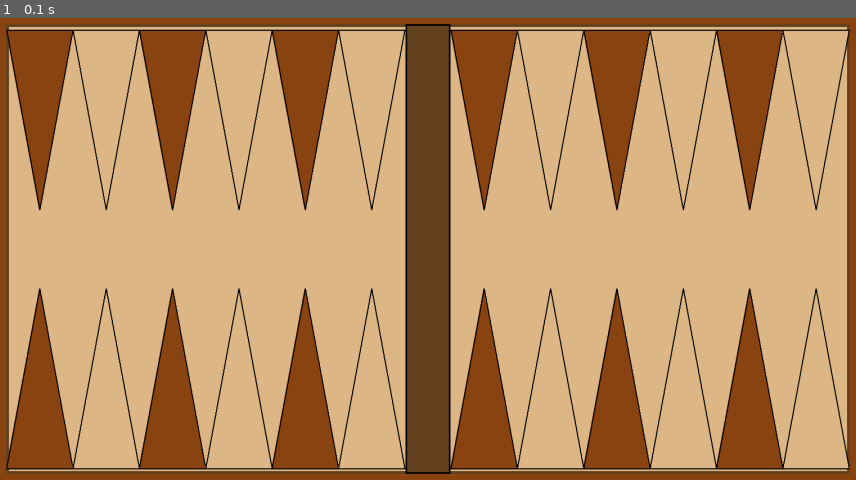
Above: before the commit, frame 1.
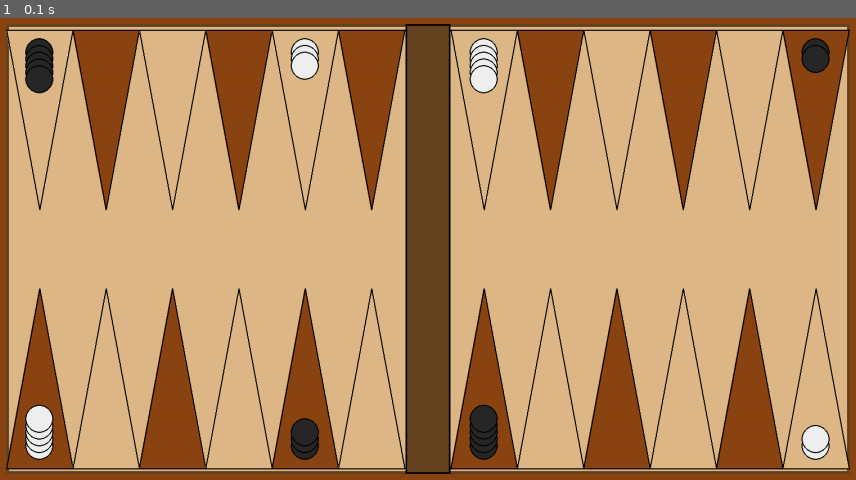
Above: after the commit, the same moment.

Repository: um-computacion/computacion-2025-backgammon-Francomaldonado1
Game: pygame game, started from Backgammon/Interfaces/PygameUI.py
Same seed, same stepped clock (60 frames per second), same inputs: the game is played once before the commit and once after it.
Inputs:
- Up to frame 1 (0.1 s): no input

The runs differ from the first frame. In frame 1, 19% of the frame differs, in the area x 0-100%, y 2-96%.

Commit message:
Agregando las fichas al tablero de Backgammon en Pygame

Diff:
--- a/Backgammon/Interfaces/PygameUI.py
+++ b/Backgammon/Interfaces/PygameUI.py
@@ -1,15 +1,23 @@
 import pygame
 import sys
 from typing import Tuple, Optional
+import os
+import sys
+sys.path.append(os.path.join(os.path.dirname(__file__), '..', 'Core'))
+from Backgammon.Core.Board import Board
 
 class PygameUI:
     def __init__(self, board_width: int = 1600, board_height: int = 900):
         """Interfaz gráfica para el juego de Backgammon usando pygame."""
         pygame.init()
         self.__screen__ = pygame.display.set_mode((board_width, board_height))
-        pygame.display.set_caption("Backgammon - Tablero Perfecto")
+        pygame.display.set_caption("Backgammon - Numeración Correcta")
         self.__clock__ = pygame.time.Clock()
         self.__running__ = True
+
+        # Instancia del tablero de juego
+        self.__board__ = Board()
+        self.__board__.inicializar_posiciones_estandar()
 
         # Colores para el tablero de Backgammon
         self.__white__ = (255, 255, 255)
@@ -18,6 +26,17 @@
         self.__brown_dark__ = (139, 69, 19)     # Marrón para puntos oscuros
         self.__board_border__ = (101, 67, 33)   # Borde del tablero
         self.__bar_color__ = (101, 67, 33)      # Color de la barra central
+
+        # Colores para las fichas
+        self.__checker_white__ = (240, 240, 240)  # Fichas blancas
+        self.__checker_black__ = (40, 40, 40)     # Fichas negras
+        self.__checker_border__ = (0, 0, 0)       # Borde de las fichas
+
+        # Dimensiones del tablero
+        self.__board_margin__ = 50
+        self.__board_width__ = 1500
+        self.__board_height__ = 800
+        self.__bar_width__ = 80
 
     def run(self) -> None:
         """Loop principal del juego."""
@@ -51,89 +70,83 @@
         # Dibujar tablero de Backgammon
         self.__draw_backgammon_board()
 
+        # Dibujar las fichas del juego
+        self.__draw_checkers()
+
         # Actualizar pantalla
         pygame.display.flip()
 
     def __draw_backgammon_board(self) -> None:
-        """Dibuja el tablero completo de Backgammon con dimensiones perfectas."""
-
-        # Dimensiones calculadas para ocupar toda la pantalla
-        board_margin = 50
-        board_width = 1500   # Ocupa casi toda la pantalla
-        board_height = 800   # Ocupa casi toda la altura
-        board_rect = pygame.Rect(board_margin, board_margin, board_width, board_height)
+        """Dibuja el tablero completo de Backgammon."""
+
+        board_rect = pygame.Rect(self.__board_margin__, self.__board_margin__,
+                                self.__board_width__, self.__board_height__)
 
         # Dibujar fondo del tablero
         pygame.draw.rect(self.__screen__, self.__brown_light__, board_rect)
         pygame.draw.rect(self.__screen__, self.__board_border__, board_rect, 5)
 
-        # Dibujar barra central perfectamente centrada
-        bar_width = 80
-        bar_x = board_margin + (board_width // 2) - (bar_width // 2)
-        bar_rect = pygame.Rect(bar_x, board_margin, bar_width, board_height)
+        # Dibujar barra central
+        bar_x = self.__board_margin__ + (self.__board_width__ // 2) - (self.__bar_width__ // 2)
+        bar_rect = pygame.Rect(bar_x, self.__board_margin__, self.__bar_width__, self.__board_height__)
         pygame.draw.rect(self.__screen__, self.__bar_color__, bar_rect)
         pygame.draw.rect(self.__screen__, self.__black__, bar_rect, 3)
 
-        # Dibujar los 24 puntos perfectamente alineados
+        # Dibujar los 24 puntos
         self.__draw_points()
 
     def __draw_points(self) -> None:
-        """Dibuja los 24 puntos perfectamente alineados y ocupando todo el espacio."""
-
-        # Cálculos precisos para ocupar todo el espacio disponible
-        board_margin = 50
-        board_width = 1500
-        board_height = 800  # Definir board_height aquí también
-        bar_width = 80
-
-        # Espacio disponible para cada lado (sin contar la barra)
-        side_width = (board_width - bar_width) // 2  # 710 píxeles por lado
+        """Dibuja los 24 puntos con numeración correcta de Backgammon."""
+
+        side_width = (self.__board_width__ - self.__bar_width__) // 2  # 710 píxeles por lado
         point_width = side_width // 6  # 118 píxeles por triángulo
-        point_height = 320  # Altura grande para los triángulos
-
-        # LADO DERECHO - Cuadrante superior derecho (puntos 1-6)
-        start_x_right = board_margin + side_width + bar_width
-        for i in range(6):
-            x = start_x_right + (i * point_width)
-            y = board_margin + 10
+        point_height = 320
+
+        # PUNTOS 1-6: Arriba derecha (1 más a la derecha, 6 más a la izquierda)
+        start_x_top_right = self.__board_margin__ + side_width + self.__bar_width__
+        for i in range(6):
+            point_num = i + 1  # Puntos 1, 2, 3, 4, 5, 6
+            x = start_x_top_right + ((5-i) * point_width)  # 1 está más a la derecha
+            y = self.__board_margin__ + 10
             color = self.__brown_dark__ if i % 2 == 0 else self.__brown_light__
             self.__draw_triangle_point(x, y, point_width, point_height, color, pointing_down=True)
 
-        # LADO IZQUIERDO - Cuadrante superior izquierdo (puntos 7-12)
-        start_x_left = board_margin
-        for i in range(6):
-            x = start_x_left + ((5-i) * point_width)  # Orden inverso
-            y = board_margin + 10
+        # PUNTOS 7-12: Arriba izquierda (7 más a la izquierda, 12 más a la derecha)
+        start_x_top_left = self.__board_margin__
+        for i in range(6):
+            point_num = i + 7  # Puntos 7, 8, 9, 10, 11, 12
+            x = start_x_top_left + (i * point_width)  # 7 está más a la izquierda
+            y = self.__board_margin__ + 10
             color = self.__brown_light__ if i % 2 == 0 else self.__brown_dark__
             self.__draw_triangle_point(x, y, point_width, point_height, color, pointing_down=True)
 
-        # LADO IZQUIERDO - Cuadrante inferior izquierdo (puntos 13-18)
-        for i in range(6):
-            x = start_x_left + (i * point_width)
-            y = board_margin + board_height - point_height - 10
+        # PUNTOS 13-18: Abajo izquierda (13 más a la izquierda, 18 más a la derecha)
+        for i in range(6):
+            point_num = i + 13  # Puntos 13, 14, 15, 16, 17, 18
+            x = start_x_top_left + (i * point_width)  # 13 está más a la izquierda
+            y = self.__board_margin__ + self.__board_height__ - point_height - 10
             color = self.__brown_dark__ if i % 2 == 0 else self.__brown_light__
             self.__draw_triangle_point(x, y, point_width, point_height, color, pointing_down=False)
 
-        # LADO DERECHO - Cuadrante inferior derecho (puntos 19-24)
-        for i in range(6):
-            x = start_x_right + ((5-i) * point_width)  # Orden inverso
-            y = board_margin + board_height - point_height - 10
+        # PUNTOS 19-24: Abajo derecha (19 más a la izquierda, 24 más a la derecha)
+        for i in range(6):
+            point_num = i + 19  # Puntos 19, 20, 21, 22, 23, 24
+            x = start_x_top_right + ((5-i) * point_width)  # 24 está más a la derecha
+            y = self.__board_margin__ + self.__board_height__ - point_height - 10
             color = self.__brown_light__ if i % 2 == 0 else self.__brown_dark__
             self.__draw_triangle_point(x, y, point_width, point_height, color, pointing_down=False)
 
     def __draw_triangle_point(self, x: int, y: int, width: int, height: int,
                              color: Tuple[int, int, int], pointing_down: bool = True) -> None:
-        """Dibuja un punto triangular del tablero perfectamente."""
+        """Dibuja un punto triangular del tablero."""
 
         if pointing_down:
-            # Triángulo apuntando hacia abajo
             points = [
                 (x + width // 2, y + height),  # Punto inferior (punta)
                 (x, y),                        # Esquina superior izquierda
                 (x + width, y)                 # Esquina superior derecha
             ]
         else:
-            # Triángulo apuntando hacia arriba
             points = [
                 (x + width // 2, y),          # Punto superior (punta)
                 (x, y + height),              # Esquina inferior izquierda
@@ -143,6 +156,84 @@
         pygame.draw.polygon(self.__screen__, color, points)
         pygame.draw.polygon(self.__screen__, self.__black__, points, 2)
 
+    def __draw_checkers(self) -> None:
+        """Dibuja todas las fichas en sus posiciones correctas."""
+
+        checker_radius = 25
+
+        for point_num in range(1, 25):  # Puntos 1-24
+            try:
+                point_data = self.__board__.obtener_estado_punto(point_num)
+
+                if point_data is not None:
+                    color = point_data[0]      # color: "negro" o "blanco"
+                    cantidad = point_data[1]   # cantidad de fichas
+
+                    if cantidad > 0:
+                        # Obtener posición del punto
+                        point_x, point_y = self.__get_point_screen_position(point_num)
+
+                        # Dibujar fichas apiladas
+                        self.__draw_checker_stack(point_x, point_y, color, cantidad,
+                                                point_num, checker_radius)
+
+            except Exception as e:
+                print(f"Error en punto {point_num}: {e}")
+                continue
+
+    def __get_point_screen_position(self, point_num: int) -> Tuple[int, int]:
+        """Calcula la posición exacta en pantalla de cada punto según numeración Backgammon."""
+
+        side_width = (self.__board_width__ - self.__bar_width__) // 2  # 710 píxeles por lado
+        point_width = side_width // 6  # 118 píxeles por triángulo
+
+        if 1 <= point_num <= 6:  # PUNTOS 1-6: Arriba derecha
+            start_x = self.__board_margin__ + side_width + self.__bar_width__
+            # Punto 1 es el más a la derecha (posición 5), punto 6 el más a la izquierda (posición 0)
+            x = start_x + ((6 - point_num) * point_width) + (point_width // 2)
+            y = self.__board_margin__ + 50
+
+        elif 7 <= point_num <= 12:  # PUNTOS 7-12: Arriba izquierda
+            start_x = self.__board_margin__
+            # Punto 7 es el más cerca de la barra (posición 5), punto 12 el más a la izquierda (posición 0)
+            x = start_x + ((12 - point_num) * point_width) + (point_width // 2)
+            y = self.__board_margin__ + 50
+
+        elif 13 <= point_num <= 18:  # PUNTOS 13-18: Abajo izquierda
+            start_x = self.__board_margin__
+            # Punto 13 es el más a la izquierda (posición 0), punto 18 el más cerca de la barra (posición 5)
+            x = start_x + ((point_num - 13) * point_width) + (point_width // 2)
+            y = self.__board_margin__ + self.__board_height__ - 50
+
+        else:  # PUNTOS 19-24: Abajo derecha
+            start_x = self.__board_margin__ + side_width + self.__bar_width__
+            # Punto 19 es el más cerca de la barra (posición 0), punto 24 el más a la derecha (posición 5)
+            x = start_x + ((point_num - 19) * point_width) + (point_width // 2)
+            y = self.__board_margin__ + self.__board_height__ - 50
+
+        return (x, y)
+
+    def __draw_checker_stack(self, x: int, y: int, color: str, cantidad: int,
+                           point_num: int, radius: int) -> None:
+        """Dibuja una pila de fichas."""
+
+        # Color de la ficha
+        checker_color = self.__checker_white__ if color == "blanco" else self.__checker_black__
+
+        # Dirección del apilamiento
+        going_up = point_num >= 13  # Puntos 13-24 van hacia arriba
+
+        # Dibujar cada ficha
+        for i in range(min(cantidad, 10)):  # Máximo 10 fichas visibles
+            if going_up:
+                ficha_y = y - (i * (radius // 2))
+            else:
+                ficha_y = y + (i * (radius // 2))
+
+            # Dibujar ficha
+            pygame.draw.circle(self.__screen__, checker_color, (x, ficha_y), radius)
+            pygame.draw.circle(self.__screen__, self.__checker_border__, (x, ficha_y), radius, 2)
+
 if __name__ == "__main__":
     game = PygameUI()
     game.run()
Not shown, changed: Backgammon/CHANGELOG.md
Not shown, changed: Backgammon/prompts-desarrollo.md
